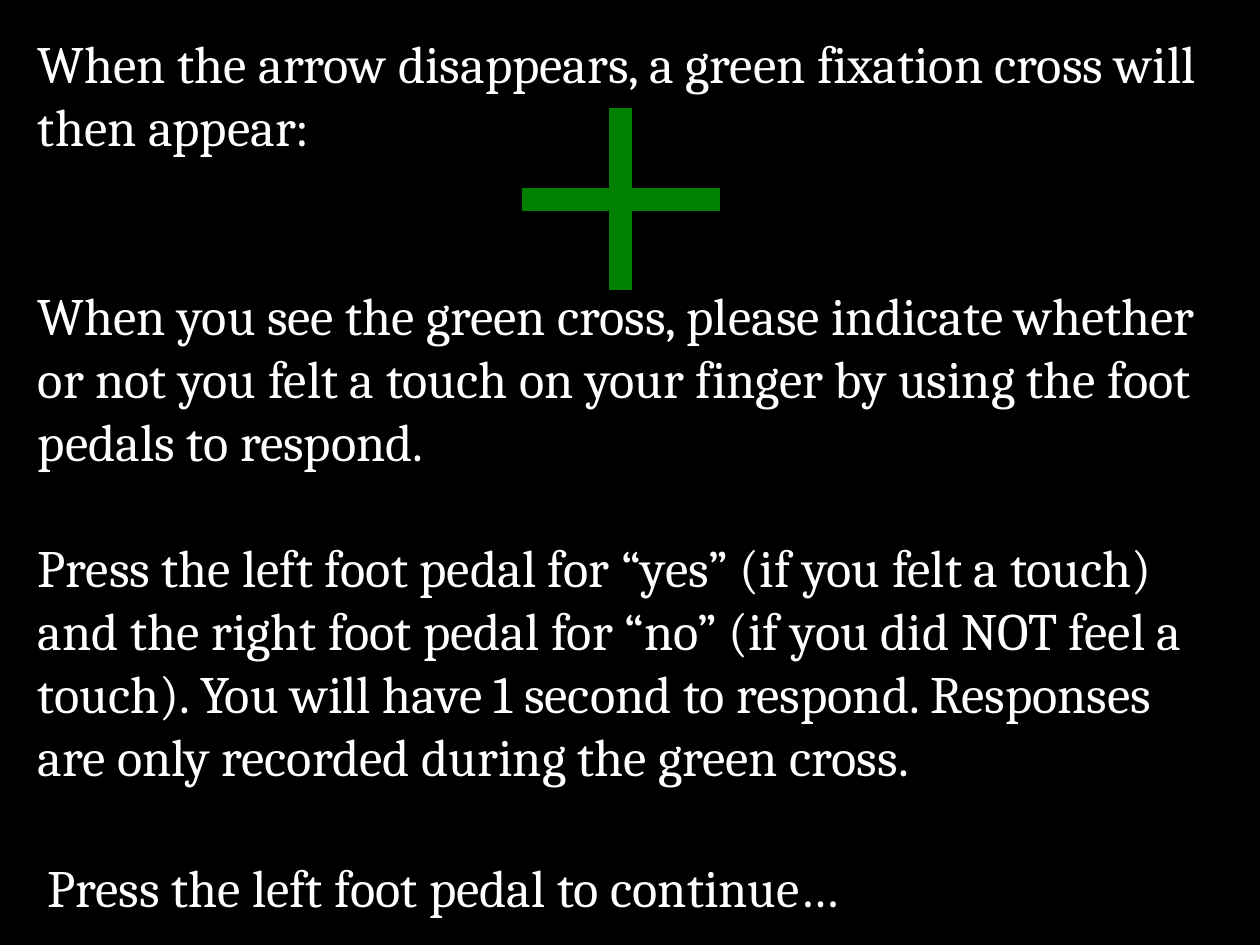
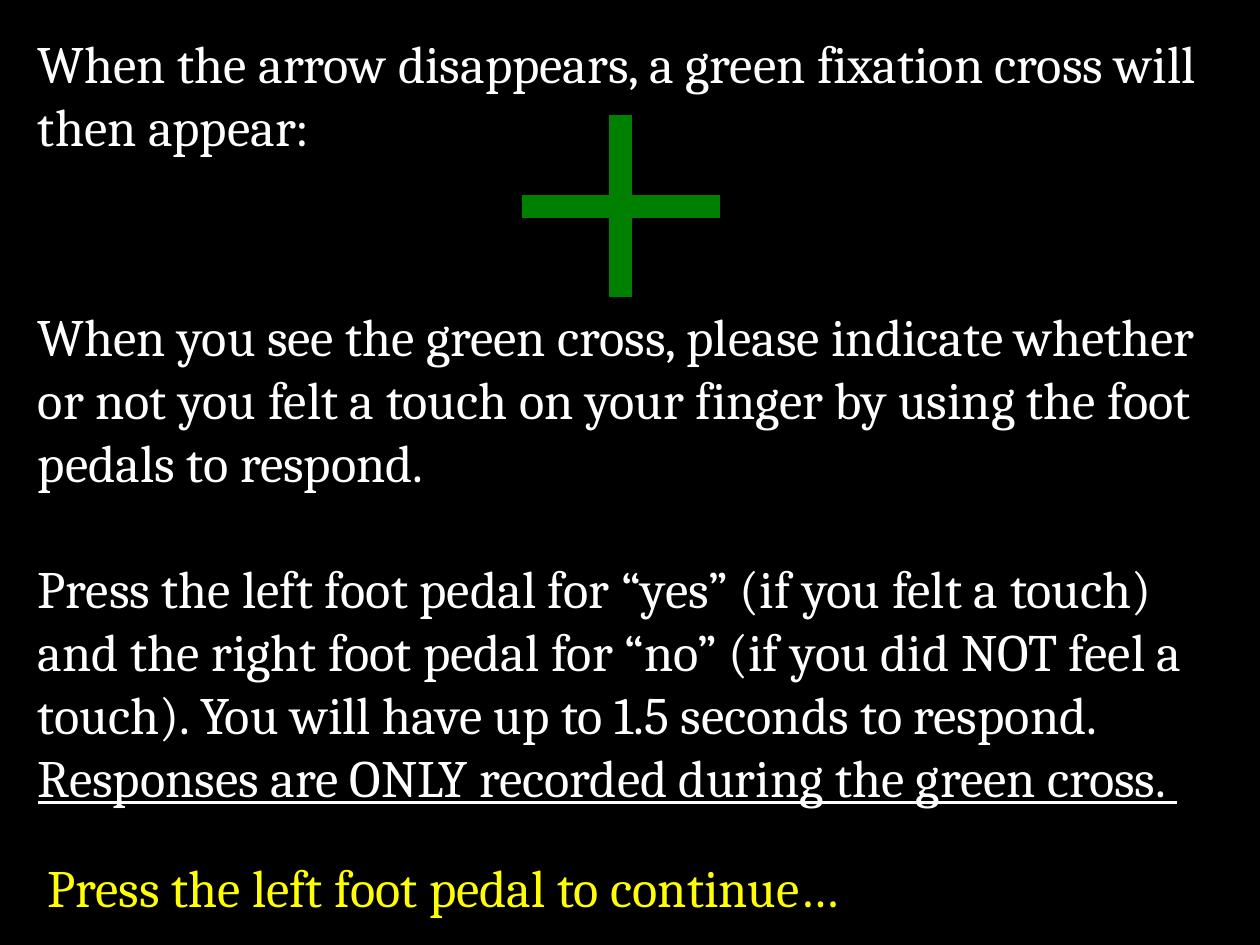
Before and after one commit to EmbodiedResearchLab/Vitality-Tactile-Detection, a slide deck: slide 4 of Stimuli/new/General instructions.pptx. Drawn at 1260x945 pixels with LibreOffice and Linux fonts; fonts in the diff are those of the drawing. Boxes give left, top, right and bottom in pixels: in the first picture for what was removed or moved away, otherwise in the second. Text is boxed around its words. In the diff, an @@ line names an element or a change of style, - is before the commit and + after.

```diff
--- a/Stimuli/new/General instructions.pptx
+++ b/Stimuli/new/General instructions.pptx
@@ plus sign: place and size @@
-plus sign at <box>485,74,756,324</box>
+plus sign at <box>485,82,756,331</box>
@@ text at <box>38,570,1182,808</box>: text changed @@
-Press the left foot pedal for “yes” (if you felt a touch) and the right foot pedal for “no” (if you did NOT feel a touch). You will have 1 second to respond. Responses are only recorded during the green cross.
+Press the left foot pedal for “yes” (if you felt a touch) and the right foot pedal for “no” (if you did NOT feel a touch). You will have up to 1.5 seconds to respond. Responses are ONLY recorded during the green cross.
@@ text "Press the left foot pedal ..." at <box>47,869,840,918</box>: text colour #FFFFFF to #FFFF00 @@
```
Also in this commit, not shown: 15 other slides changed, 16 other files.
